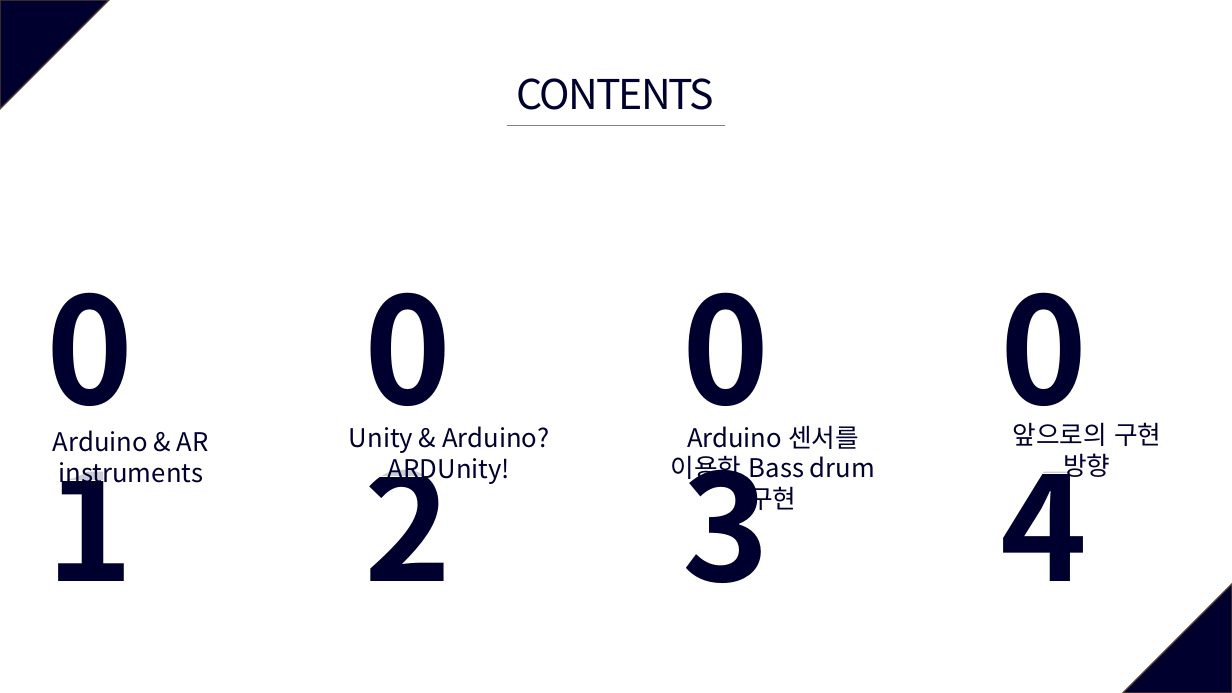
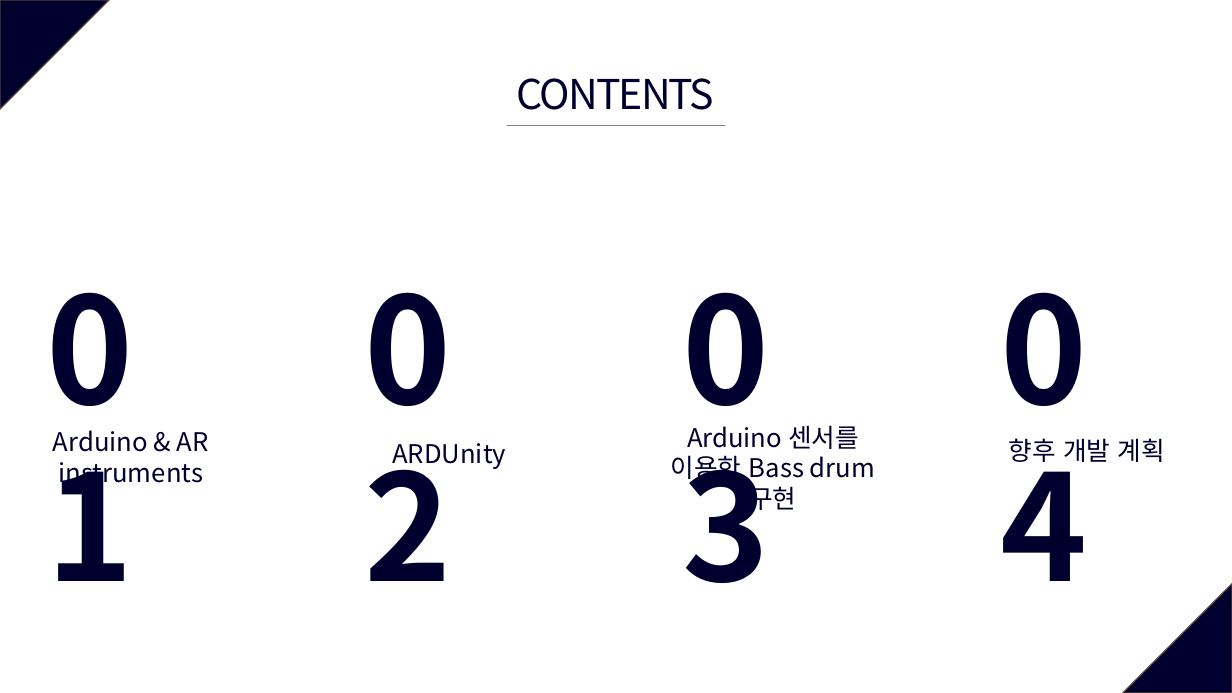
Before and after one commit to esang0302/HUFS_Harmony, a slide deck: slide 2 of DOC/20131108_핵심기술및결과/핵심기술및결과_201600726_김정민.pptx. Drawn at 1232x693 pixels with LibreOffice and Linux fonts; fonts in the diff are those of the drawing. Boxes give left, top, right and bottom in pixels: in the first picture for what was removed or moved away, otherwise in the second. Text is boxed around its words. In the diff, an @@ line names an element or a change of style, - is before the commit and + after.

```diff
--- a/DOC/20131108_핵심기술및결과/핵심기술및결과_201600726_김정민.pptx
+++ b/DOC/20131108_핵심기술및결과/핵심기술및결과_201600726_김정민.pptx
@@ text at (392,443,506,469): text changed @@
-Unity & Arduino?
-ARDUnity!
+ARDUnity
@@ 3 texts: place and size @@
-3 texts at (19,426,1199,481)
+3 texts at (53,430,1165,489)
@@ fill #FFFFFF at 80% opacity to none; outline #FFFFFF 1 pt to none in 3 elements at (53,430,209,489), (392,443,506,469), (1009,438,1165,462) @@
@@ text at (1009,438,1165,462): text changed @@
-앞으로의 구현
-방향
+향후 개발 계획
```
Also in this commit, not shown: 3 other slides changed, 1 slide added.
